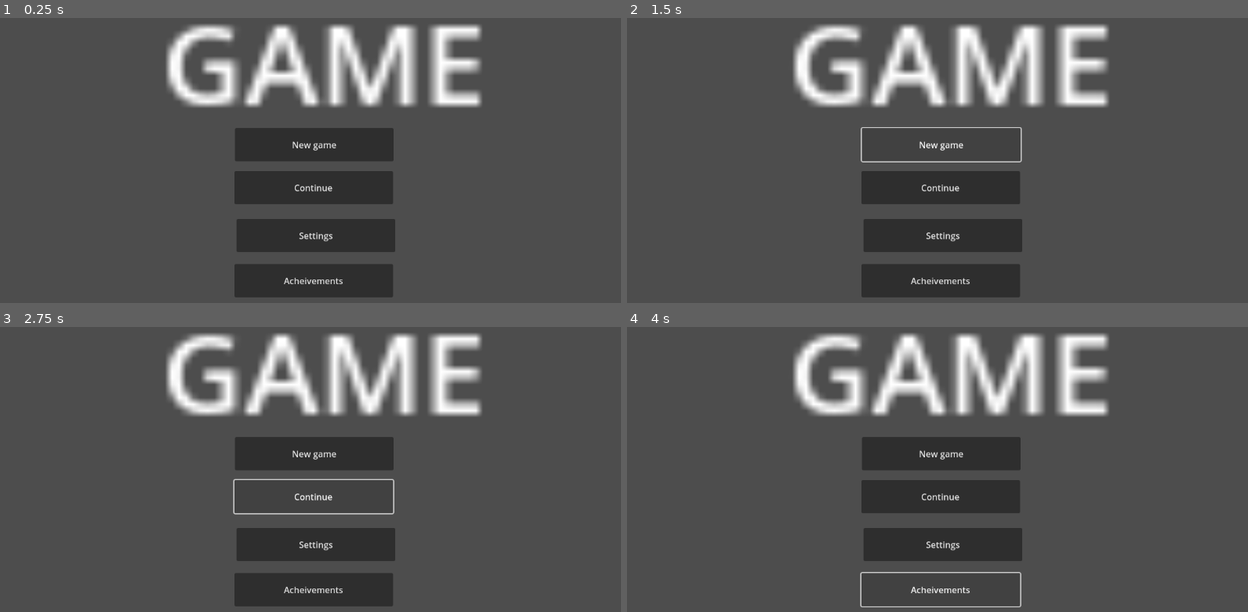
Above: before the commit, frames 1-4 (two rows, left to right).
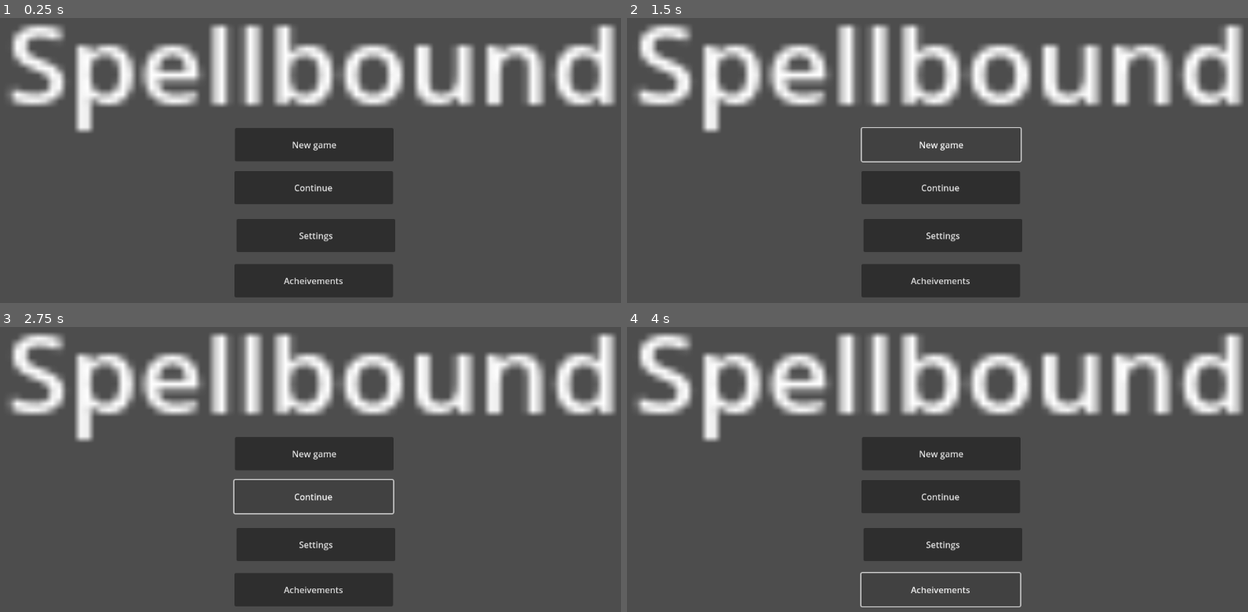
Above: after the commit, the same moments.

Repository: bernardpoh/Spellbound
Game: Godot game, scene res://title_screen.tscn
Same seed, same stepped clock (60 frames per second), same inputs: the game is played once before the commit and once after it. The project has no main scene, so this scene is started directly.
Inputs:
- Up to frame 1 (0.25 s): no input
- Up to frame 2 (1.5 s): click "New game" at 0.5 s; click "New game" at 1.25 s
- Up to frame 3 (2.75 s): click "Continue" at 2 s
- Up to frame 4 (4 s): click "Continue" at 2.75 s; click "Acheivements" at 3.5 s

The runs differ from the first frame. In frame 1, 19% of the frame differs, in the area x 1-100%, y 1-41%; in frame 2, 19%; in frame 3, 19%; in frame 4, 19%.

Commit message:
Renamed title

Diff:
--- a/title_screen.tscn
+++ b/title_screen.tscn
@@ -10,12 +10,12 @@
 
 [node name="Label" type="Label" parent="."]
 layout_mode = 0
-offset_left = 307.0
-offset_top = 4.0
-offset_right = 353.0
-offset_bottom = 27.0
+offset_left = 22.0
+offset_top = 3.0
+offset_right = 109.0
+offset_bottom = 26.0
 scale = Vector2(12.9932, 12.0372)
-text = "GAME"
+text = "Spellbound"
 
 [node name="Button" type="Button" parent="."]
 layout_mode = 0
